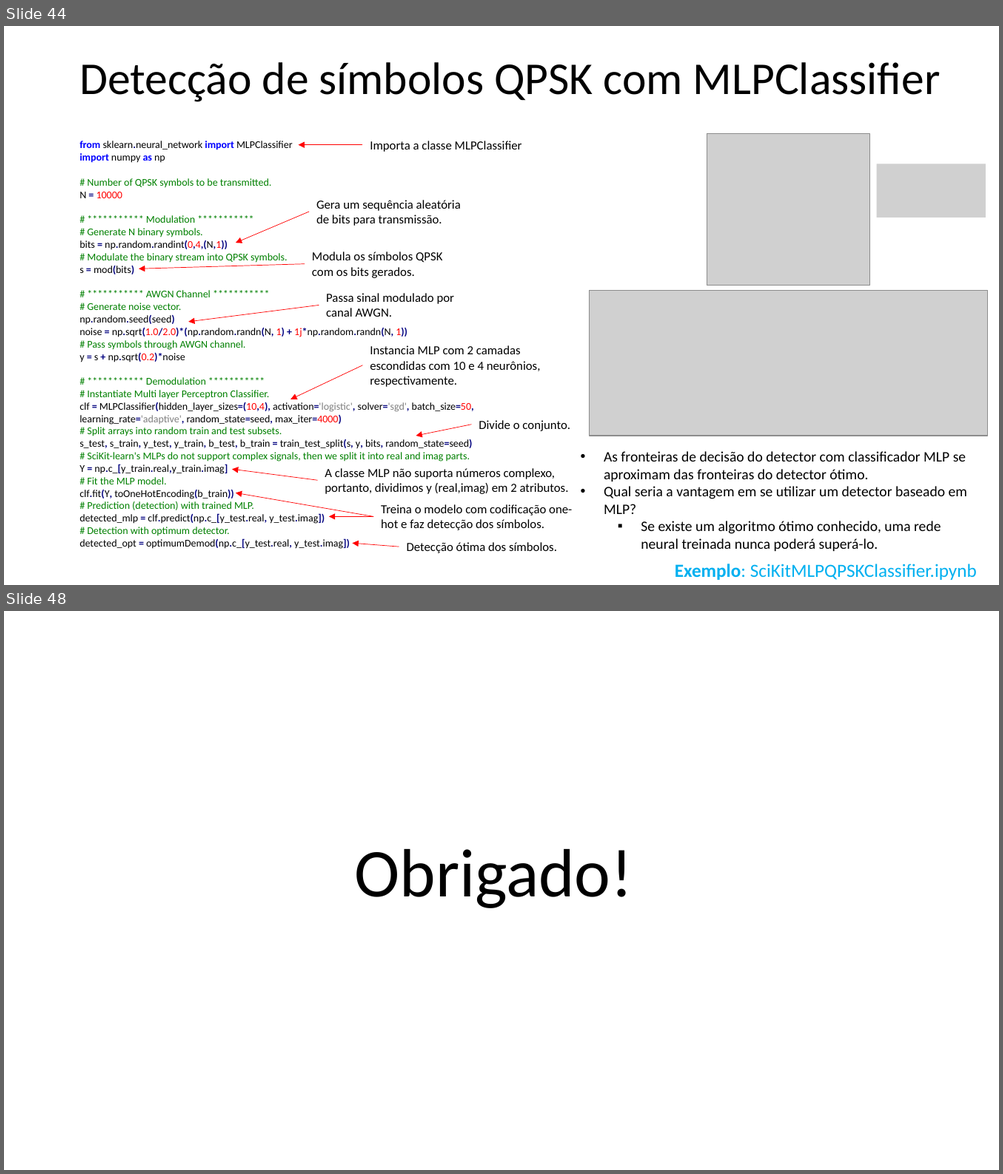
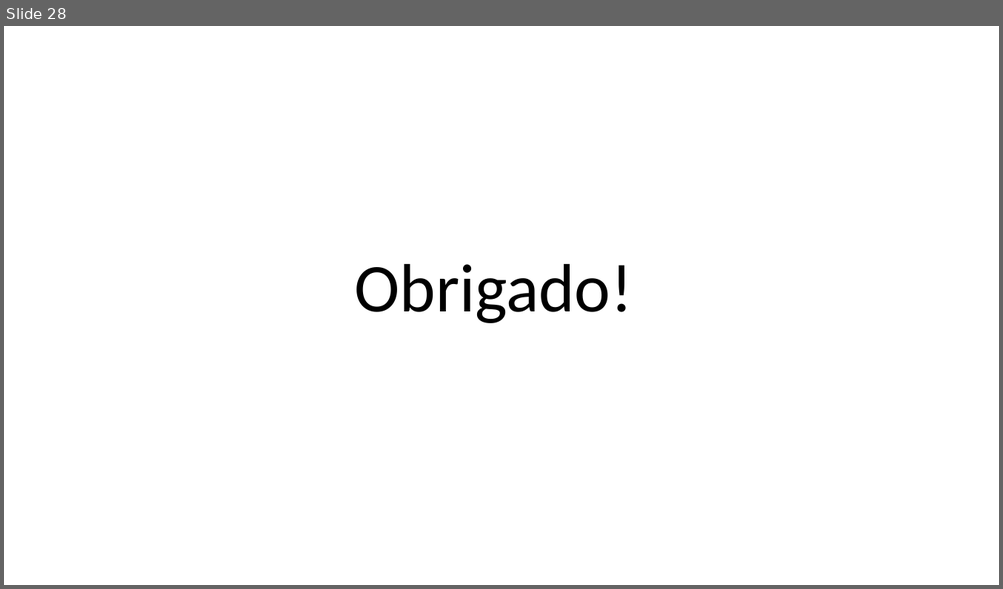
Before and after one commit to zz4fap/t320_aprendizado_de_maquina, a slide deck: slides/T320_Redes_Neurais_Artificiais (Parte III).pptx. Shown one above the other, each under a label of ours: slides 44 and 48 before the commit, slide 28 after it; the slides between them are not shown. The pictures are 1003x1174 and 1003x589 pixels, drawn with LibreOffice and Linux fonts; fonts in the diff are those of the drawing; grey boxes stand for pictures. Boxes give left, top, right and bottom in pixels: in the first picture for what was removed or moved away, otherwise in the second. Text is boxed around its words. In the diff, an @@ line names an element or a change of style, - is before the commit and + after.

```diff
--- a/slides/T320_Redes_Neurais_Artificiais (Parte III).pptx
+++ b/slides/T320_Redes_Neurais_Artificiais (Parte III).pptx
@@ slide 44 removed at box(4, 26, 999, 585), background #FFFFFF @@
@@ title removed at box(79, 62, 940, 102) @@
-Detecção de símbolos QPSK com MLPClassifier
@@ picture removed at box(707, 133, 870, 285) @@
@@ text removed at box(79, 141, 474, 549) @@
-from sklearn.neural_network import MLPClassifier
-import numpy as np
-# Number of QPSK symbols to be transmitted.
-N = 10000
-# *********** Modulation ***********
-# Generate N binary symbols.
-bits = np.random.randint(0,4,(N,1))
-# Modulate the binary stream into QPSK symbols.
-s = mod(bits)
-# *********** AWGN Channel ***********
-# Generate noise vector.
-np.random.seed(seed)
-noise = np.sqrt(1.0/2.0)*(np.random.randn(N, 1) + 1j*np.random.randn(N, 1))
-# Pass symbols through AWGN channel.
-y = s + np.sqrt(0.2)*noise
-# *********** Demodulation ***********
-# Instantiate Multi layer Perceptron Classifier.
-clf = MLPClassifier(hidden_layer_sizes=(10,4), activation='logistic', solver='sgd', batch_size=50, learning_rate='adaptive', random_state=seed, max_iter=4000)
-# Split arrays into random train and test subsets.
-s_test, s_train, y_test, y_train, b_test, b_train = train_test_split(s, y, bits, random_state=seed)
-# SciKit-learn's MLPs do not support complex signals, then we split it into real and imag parts.
-Y = np.c_[y_train.real,y_train.imag]
-# Fit the MLP model.
-clf.fit(Y, toOneHotEncoding(b_train))
-# Prediction (detection) with trained MLP.
-detected_mlp = clf.predict(np.c_[y_test.real, y_test.imag])
-# Detection with optimum detector.
-detected_opt = optimumDemod(np.c_[y_test.real, y_test.imag])
@@ arrow removed from (363, 144) to (298, 144) @@
@@ text removed at box(370, 141, 522, 152) @@
-Importa a classe MLPClassifier
@@ picture removed at box(876, 164, 985, 218) @@
@@ text removed at box(316, 200, 461, 226) @@
-Gera um sequência aleatória de bits para transmissão.
@@ arrow removed from (309, 212) to (236, 243) @@
@@ arrow removed from (304, 264) to (139, 269) @@
@@ text removed at box(312, 252, 442, 278) @@
-Modula os símbolos QPSK com os bits gerados.
@@ picture removed at box(589, 290, 987, 436) @@
@@ arrow removed from (318, 305) to (188, 322) @@
@@ text removed at box(326, 293, 454, 317) @@
-Passa sinal modulado por canal AWGN.
@@ text removed at box(370, 346, 540, 387) @@
-Instancia MLP com 2 camadas escondidas com 10 e 4 neurônios, respectivamente.
@@ arrow removed from (363, 366) to (290, 400) @@
@@ arrow removed from (471, 424) to (416, 437) @@
@@ text removed at box(478, 420, 570, 432) @@
-Divide o conjunto.
@@ arrow removed from (317, 480) to (233, 469) @@
@@ text removed at box(324, 469, 569, 494) @@
-A classe MLP não suporta números complexo, portanto, dividimos y (real,imag) em 2 atributos.
@@ text removed at box(603, 452, 967, 551) @@
-• As fronteiras de decisão do detector com classificador MLP se aproximam das fronteiras do detector ótimo.
-• Qual seria a vantagem em se utilizar um detector baseado em MLP?
-  ▪ Se existe um algoritmo ótimo conhecido, uma rede neural treinada nunca poderá superá-lo.
@@ arrow removed from (373, 517) to (236, 493) @@
@@ text removed at box(381, 505, 572, 531) @@
-Treina o modelo com codificação one-hot e faz detecção dos símbolos.
@@ arrow removed from (373, 517) to (329, 517) @@
@@ arrow removed from (398, 548) to (353, 544) @@
@@ text removed at box(407, 543, 557, 554) @@
-Detecção ótima dos símbolos.
@@ text removed at box(674, 564, 976, 580) @@
-Exemplo: SciKitMLPQPSKClassifier.ipynb
@@ what was slide 48 is now slide 28 @@
```
Also in this commit, not shown: 4 slides changed, 3 slides added, 19 other slides removed, 9 other files.
